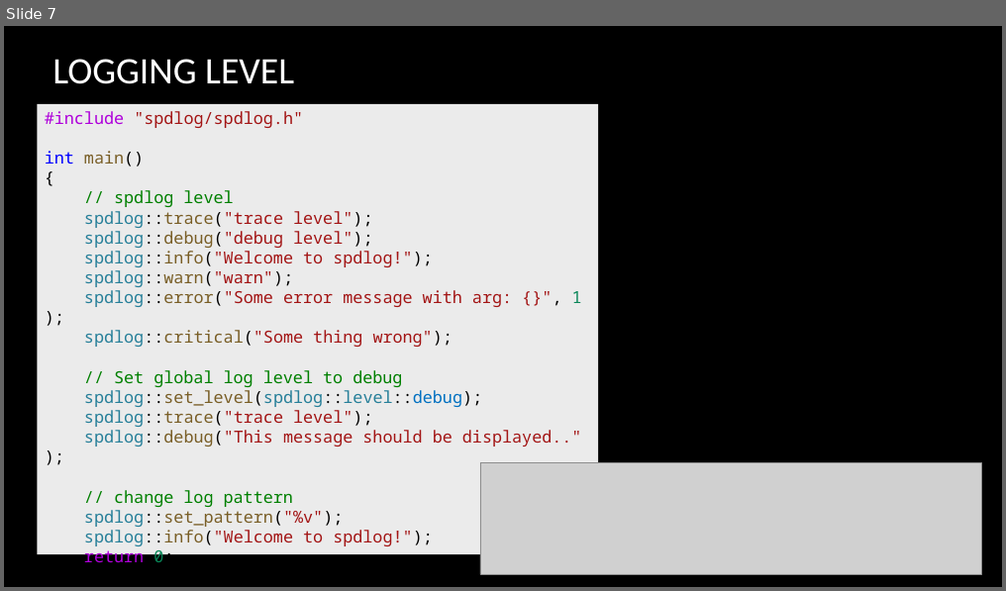
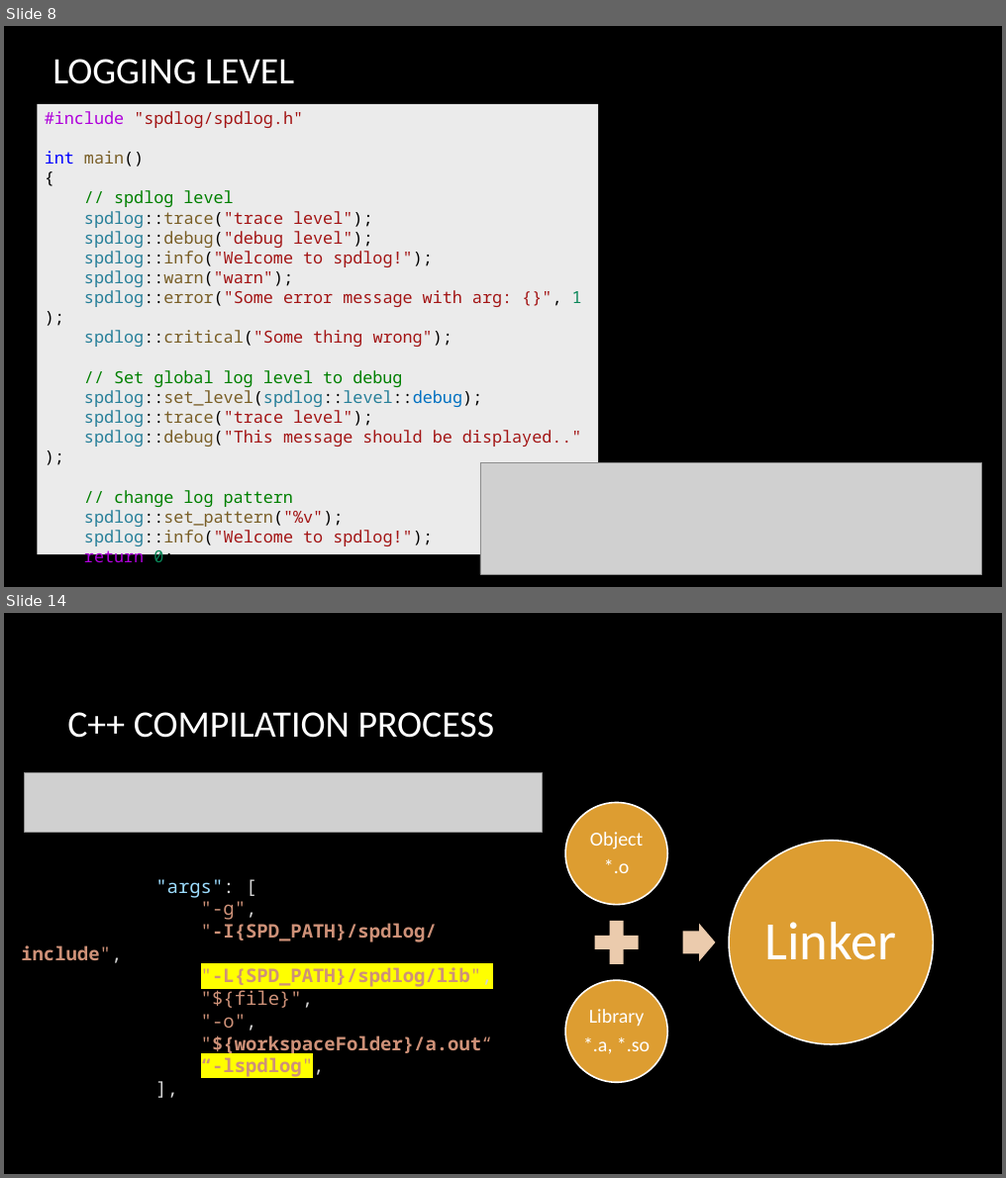
Before and after one commit to CNOCycle/cpp_tutorial, a slide deck: lab02/00-lab02.pptx. Shown one above the other, each under a label of ours: slide 7 before the commit, slides 8 and 14 after it; the slides between them are not shown. The pictures are 1006x591 and 1006x1178 pixels, drawn with LibreOffice and Linux fonts; fonts in the diff are those of the drawing; grey boxes stand for pictures; background and template pictures are left out. Boxes give left, top, right and bottom in pixels: in the first picture for what was removed or moved away, otherwise in the second. Text is boxed around its words. In the diff, an @@ line names an element or a change of style, - is before the commit and + after.

```diff
--- a/lab02/00-lab02.pptx
+++ b/lab02/00-lab02.pptx
@@ slide 14 added at [4,613,1002,1174], background picture (left out) @@
@@ title added at [67,712,495,738], 36 pt, text #FFFFFF @@
+C++ COMPILATION PROCESS
@@ picture added at [24,773,543,833] @@
@@ text added at [155,879,493,1078], 18 pt, text #CE9178, bold @@
+"args": [
+"-g",
+"-I{SPD_PATH}/spdlog/include",
+"-L{SPD_PATH}/spdlog/lib",
+"${file}",
+"-o",
+"${workspaceFolder}/a.out“
+“-lspdlog",
+],
@@ group added at [565,802,933,1082]: 3 ellipses, 3 texts, 1 plus sign, 1 right arrow @@
+Object
+*.o
+Library
+*.a, *.so
+Linker
@@ what was slide 7 is now slide 8 @@
```
Also in this commit, not shown: 3 slides changed, 5 other slides added.
